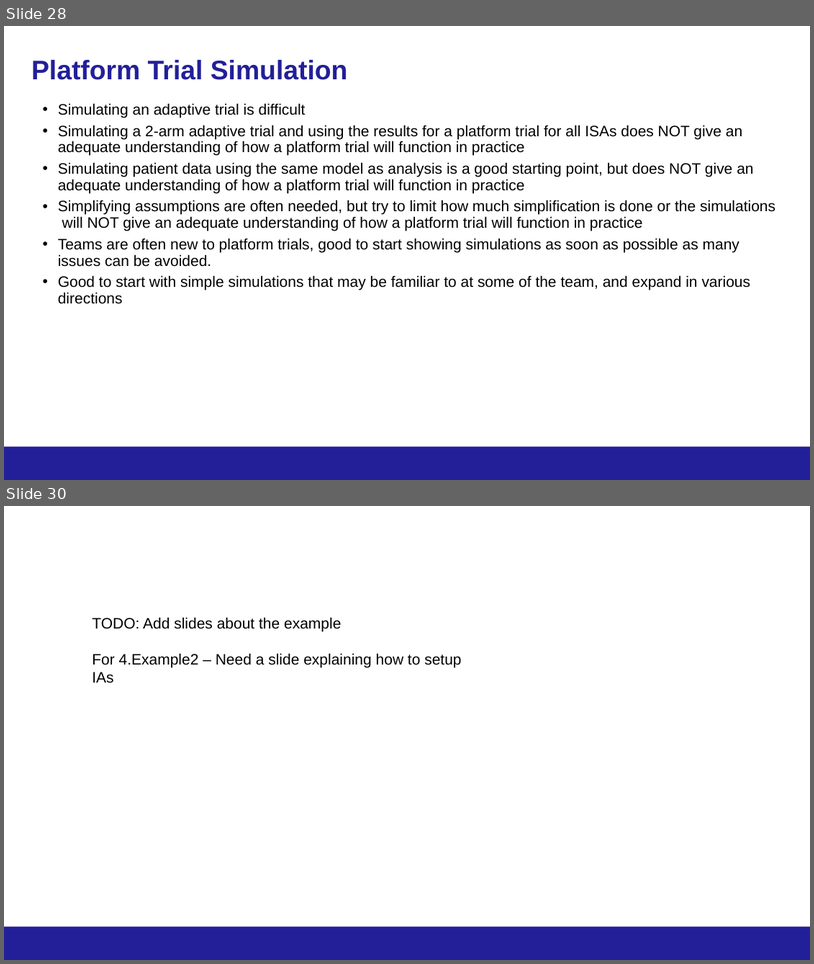
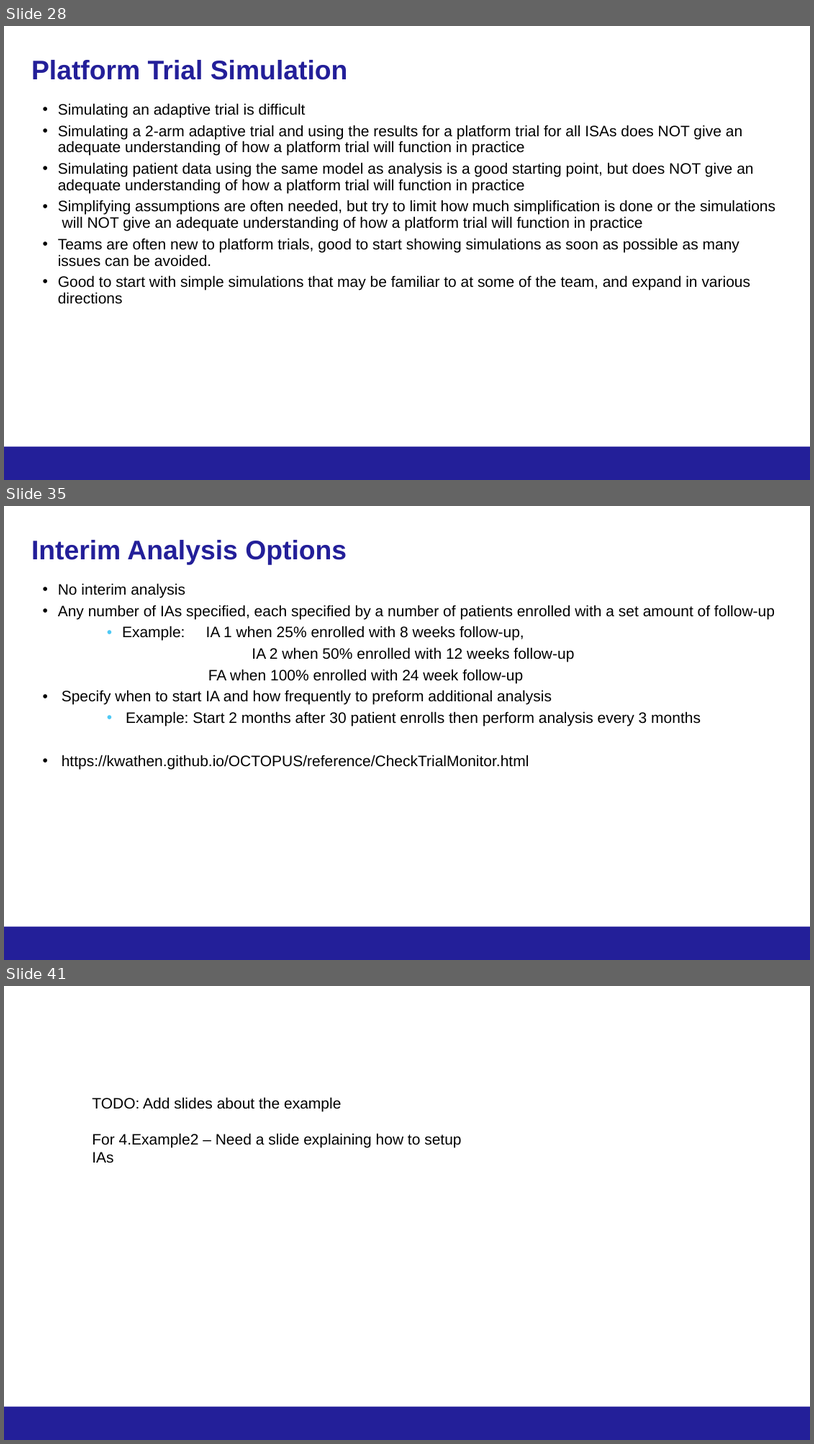
Before and after one commit to kwathen/BayesPharma2024-OCTOPUS, a slide deck: CourseMaterial/Wathen-Bayes2024ForDistribution.pptx. Shown one above the other, each under a label of ours: slides 28 and 30 before the commit, slides 28, 35 and 41 after it; the slides between them are not shown. The pictures are 814x964 and 814x1444 pixels, drawn with LibreOffice and Linux fonts; fonts in the diff are those of the drawing; background and template pictures are left out. Boxes give left, top, right and bottom in pixels: in the first picture for what was removed or moved away, otherwise in the second. Text is boxed around its words. In the diff, an @@ line names an element or a change of style, - is before the commit and + after.

Commit message:
Updates to examples

```diff
--- a/CourseMaterial/Wathen-Bayes2024ForDistribution.pptx
+++ b/CourseMaterial/Wathen-Bayes2024ForDistribution.pptx
@@ slide 35 added at [4, 506, 810, 960], background #FFFFFF; not listed: 1 template element that a slide beside it also shows @@
@@ title added at [31, 540, 347, 565], 32 pt, text #231F99, bold @@
+Interim Analysis Options
@@ text added at [58, 583, 775, 769], 18 pt, text #000000 @@
+• No interim analysis
+• Any number of IAs specified, each specified by a number of patients enrolled with a set amount of follow-up
+  • Example: IA 1 when 25% enrolled with 8 weeks follow-up,
+    IA 2 when 50% enrolled with 12 weeks follow-up
+    FA when 100% enrolled with 24 week follow-up
+• Specify when to start IA and how frequently to preform additional analysis
+  • Example: Start 2 months after 30 patient enrolls then perform analysis every 3 months
+• https://kwathen.github.io/OCTOPUS/reference/CheckTrialMonitor.html
@@ page number added at [618, 932, 800, 955], 12 pt, text #231F99 @@
+35
@@ what was slide 30 is now slide 41 @@
```
Also in this commit, not shown: 1 slide changed, 10 other slides added, 52 other files.
